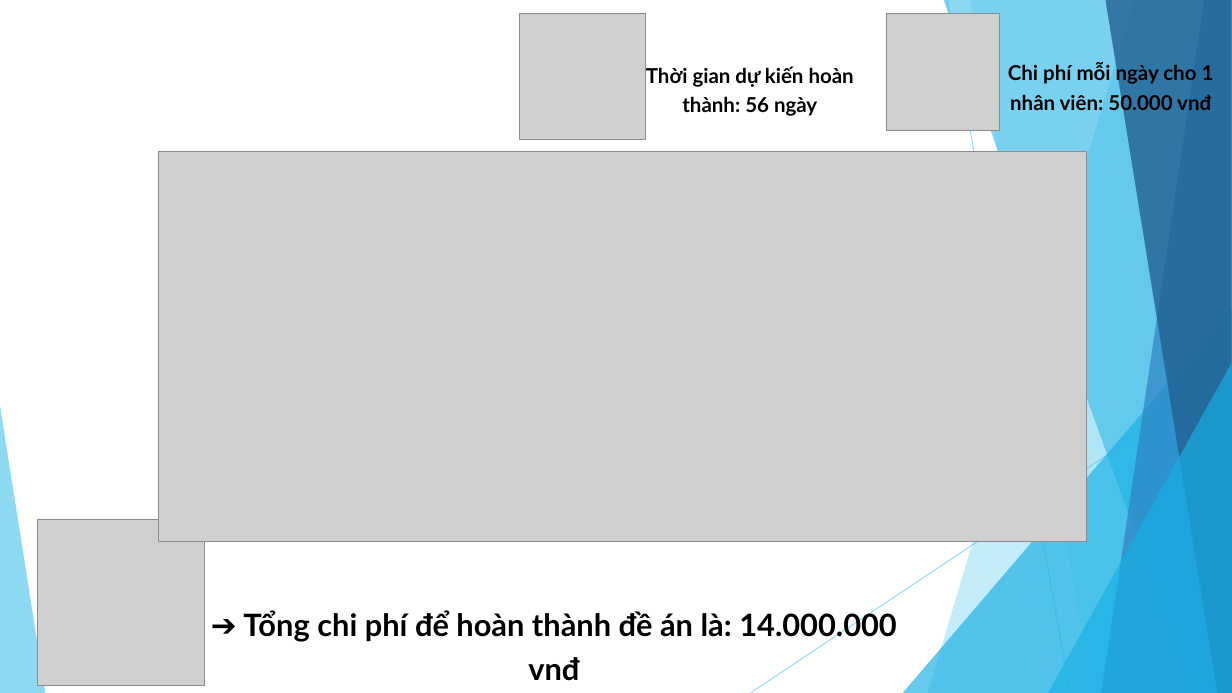
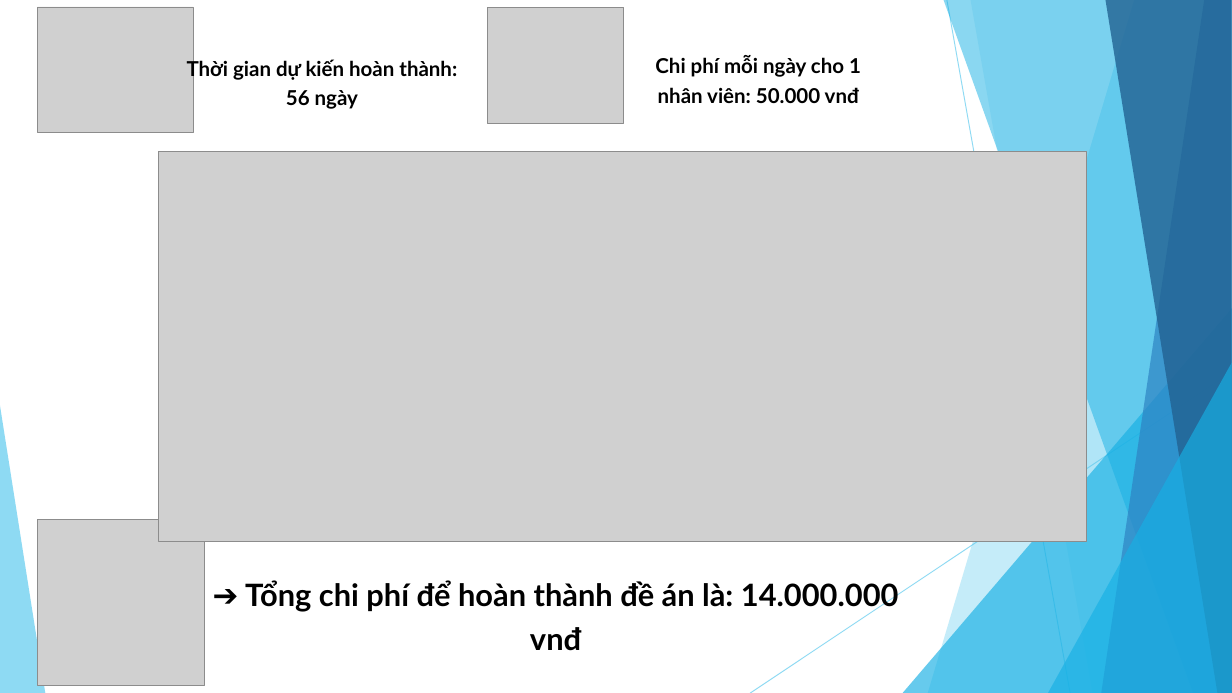
Before and after one commit to Project-Manager-Subject/ecom-shop, a slide deck: slide 25 of blog/docs/webiste_maytinh.pptx. Drawn at 1232x693 pixels with LibreOffice and Linux fonts; fonts in the diff are those of the drawing; grey boxes stand for pictures. Boxes give left, top, right and bottom in pixels: in the first picture for what was removed or moved away, otherwise in the second. Text is boxed around its words. In the diff, an @@ line names an element or a change of style, - is before the commit and + after.

```diff
--- a/blog/docs/webiste_maytinh.pptx
+++ b/blog/docs/webiste_maytinh.pptx
@@ picture: place and size @@
-picture at [520, 14, 646, 140]
+picture at [38, 7, 193, 133]
@@ picture: place and size @@
-picture at [886, 14, 999, 130]
+picture at [487, 7, 624, 124]
@@ text "Thời gian dự kiến hoàn ..." rewrapped from [646, 66, 854, 116] to [187, 58, 457, 109] @@
@@ text "Chi phí mỗi ngày cho ..." rewrapped from [1008, 62, 1214, 115] to [655, 55, 861, 103] @@
@@ text "➔ Tổng chi phí để ...": place and size @@
-text "➔ Tổng chi phí để ..." at [243, 609, 897, 681]
+text "➔ Tổng chi phí để ..." at [245, 580, 899, 651]
```
Also in this commit, not shown: 17 other slides changed, 10 slides added, 10 slides removed, 1 other file.
